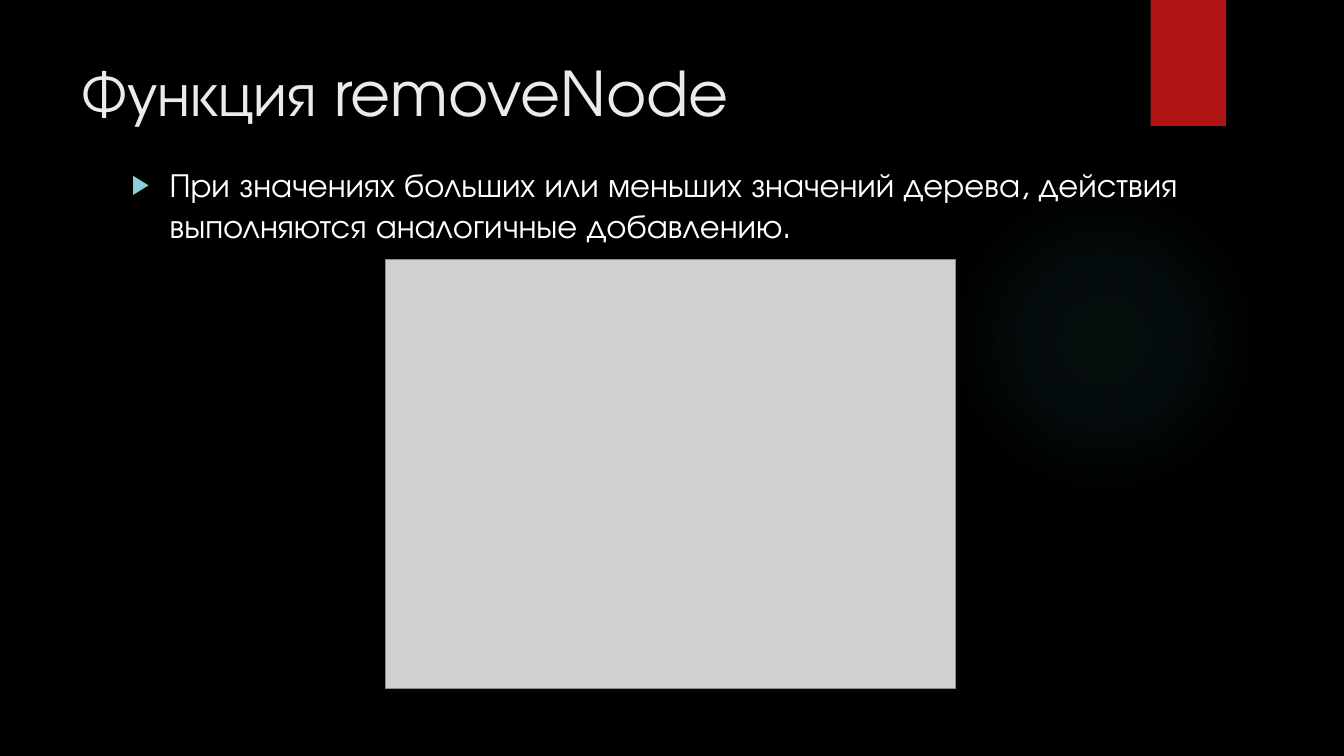
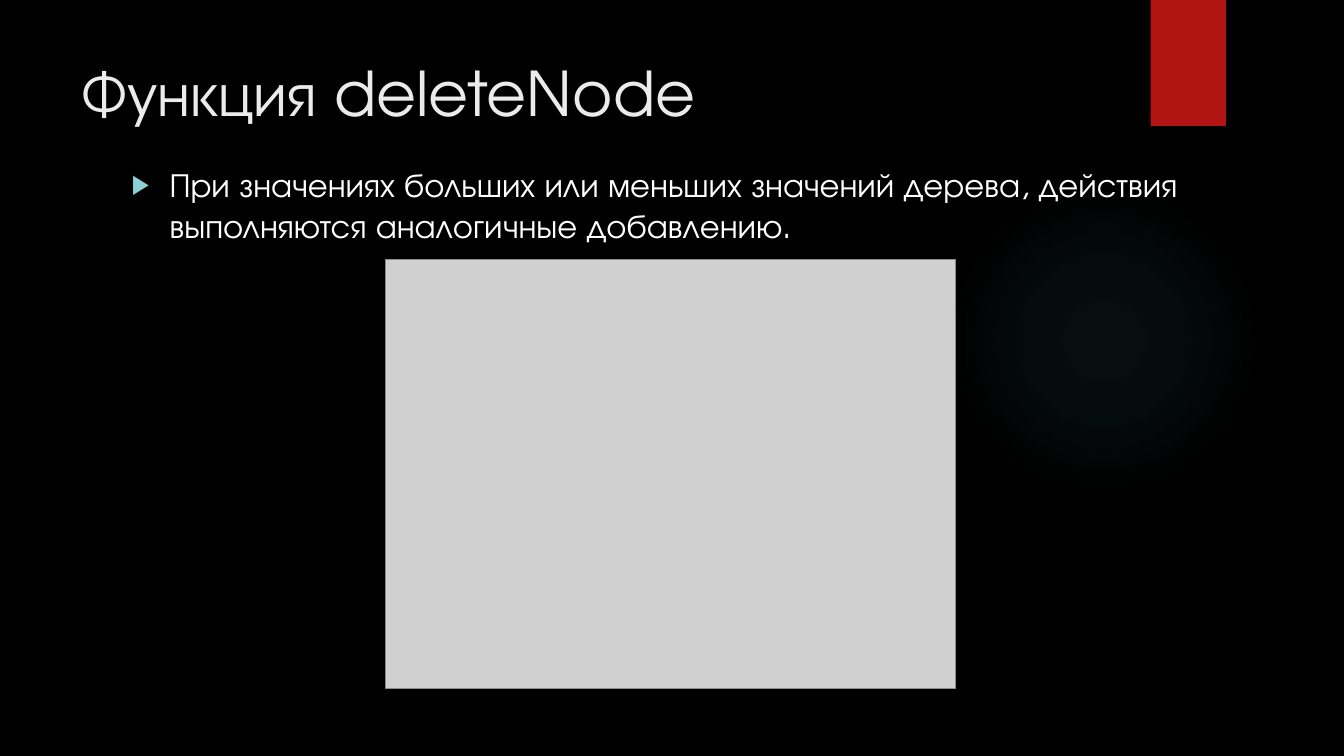
Before and after one commit to bavad/Persistent-BinST, a slide deck: slide 14 of Персистентное дерево поиска.pptx (slide 11 before the commit). Drawn at 1344x756 pixels with LibreOffice and Linux fonts; fonts in the diff are those of the drawing; grey boxes stand for pictures; background and template pictures are left out. Boxes give left, top, right and bottom in pixels: in the first picture for what was removed or moved away, otherwise in the second. Text is boxed around its words. In the diff, an @@ line names an element or a change of style, - is before the commit and + after.

```diff
--- a/Персистентное дерево поиска.pptx
+++ b/Персистентное дерево поиска.pptx
@@ title at (x1=81, y1=70, x2=695, y2=127): text changed @@
-Функция removeNode
+Функция deleteNode
```
Also in this commit, not shown: 5 other slides changed, 8 slides added, 1 other file.
